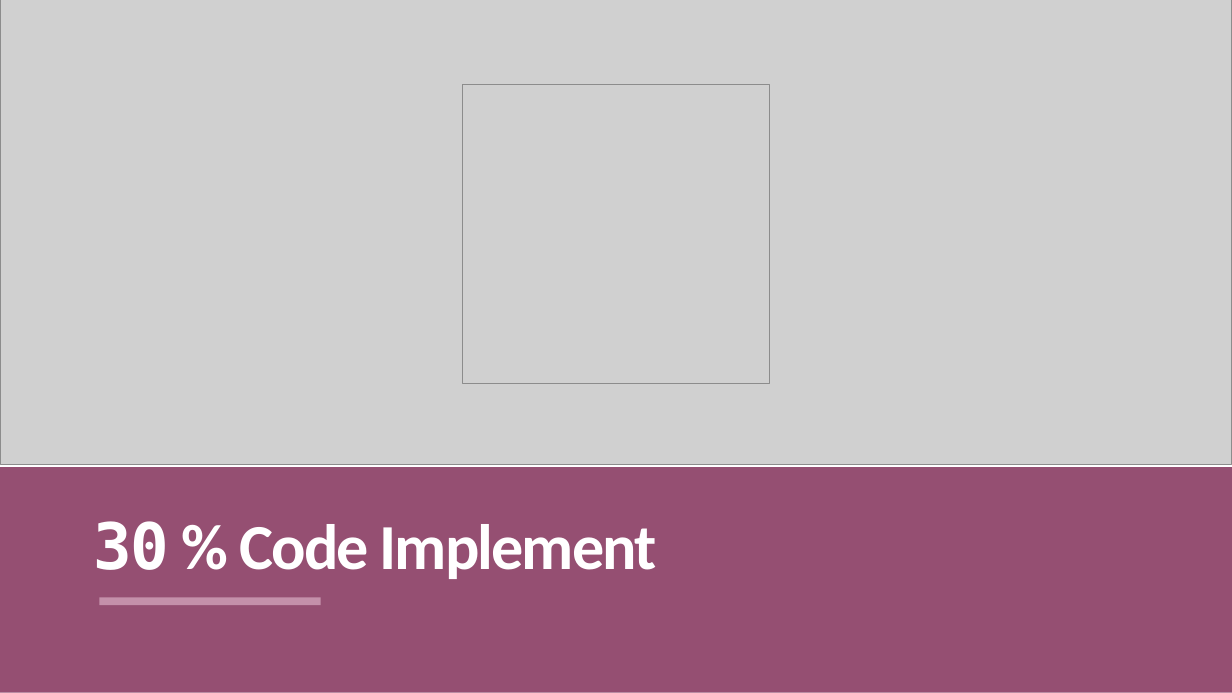
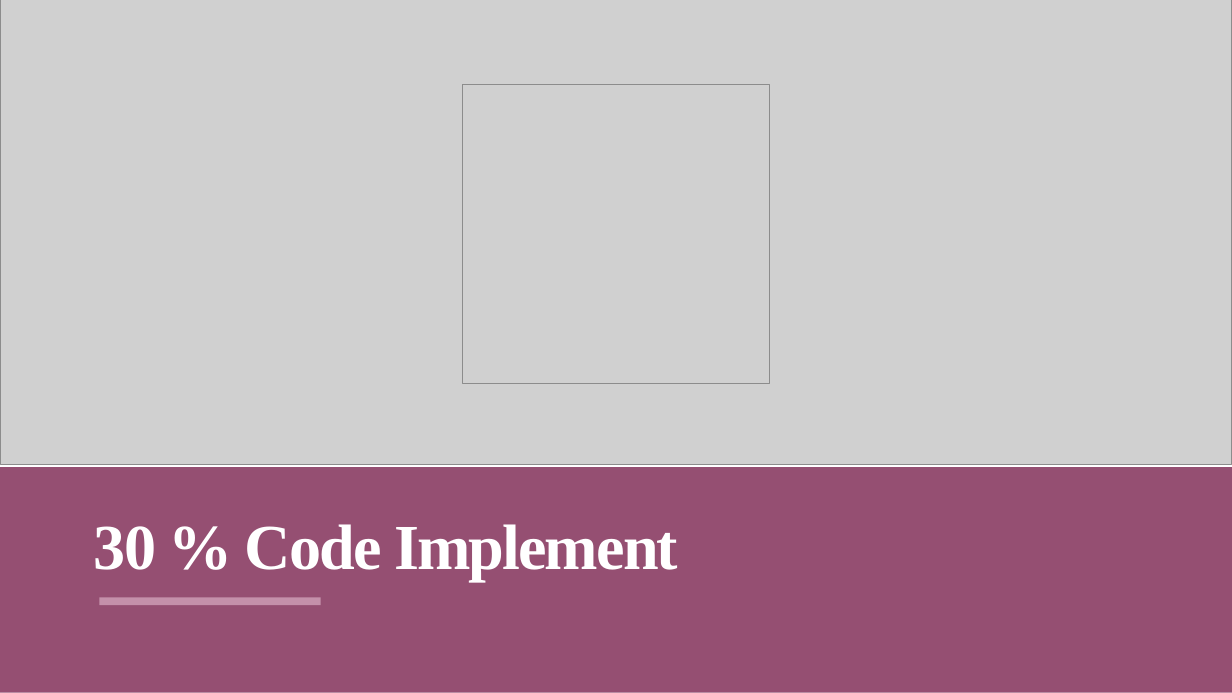
Before and after one commit to 3-idiot/VIRTUAL-CLOTHING-SYSTEM, a slide deck: slide 13 of doc/PPT/VIRTUAL CLOTHING SYSTEM (v1).pptx (slide 11 before the commit). Drawn at 1232x693 pixels with LibreOffice and Linux fonts; fonts in the diff are those of the drawing; grey boxes stand for pictures. Boxes give left, top, right and bottom in pixels: in the first picture for what was removed or moved away, otherwise in the second. Text is boxed around its words. In the diff, an @@ line names an element or a change of style, - is before the commit and + after.

```diff
--- a/doc/PPT/VIRTUAL CLOTHING SYSTEM (v1).pptx
+++ b/doc/PPT/VIRTUAL CLOTHING SYSTEM (v1).pptx
@@ title "30 % Code Implement" at box(94, 524, 678, 581): font DejaVu Sans Mono to Times New Roman in "30"; font Calibri to Times New Roman in "% Code Implement" @@
```
Also in this commit, not shown: 6 other slides changed, 4 slides added, 2 slides removed, 3 other files.
